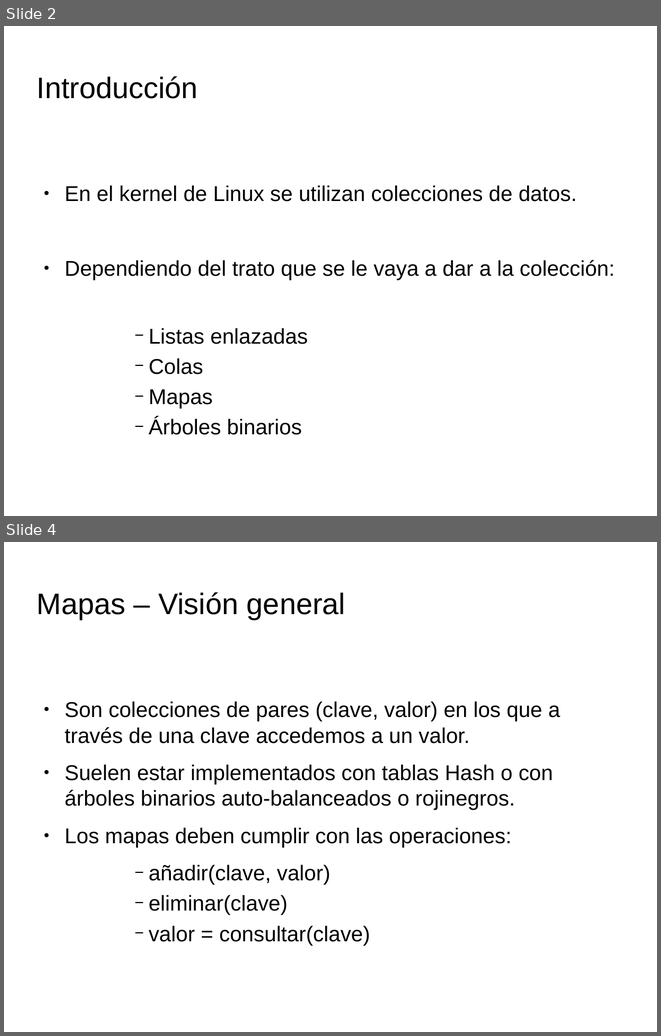
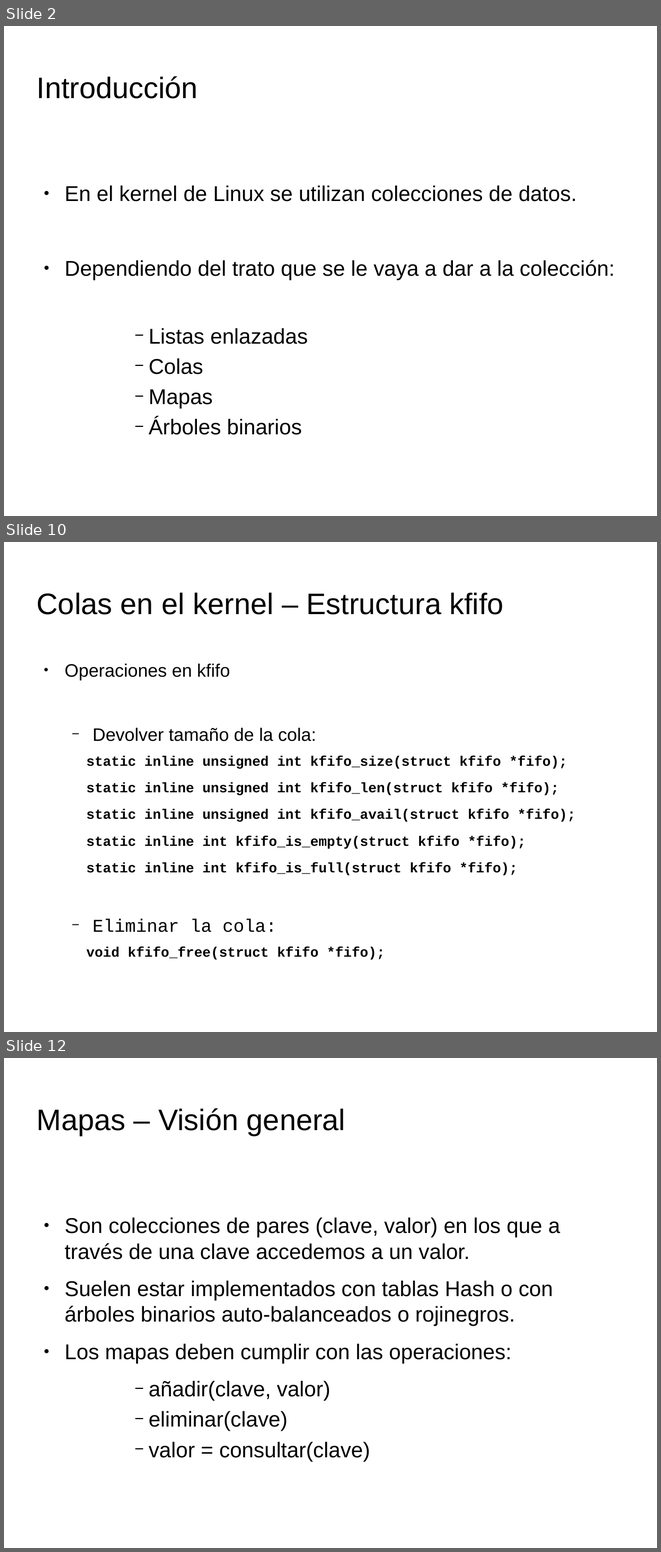
Before and after one commit to tombe85/lin, a slide deck: presentacion/EstructurasDeDatosKernel.odp. Shown one above the other, each under a label of ours: slides 2 and 4 before the commit, slides 2, 10 and 12 after it; the slides between them are not shown. The pictures are 661x1036 and 661x1552 pixels, drawn with LibreOffice and Linux fonts; fonts in the diff are those of the drawing; background and template pictures are left out. Boxes give left, top, right and bottom in pixels: in the first picture for what was removed or moved away, otherwise in the second. Text is boxed around its words. In the diff, an @@ line names an element or a change of style, - is before the commit and + after.

Commit message:
Presentacion: añadido mas datos d las colas

```diff
--- a/presentacion/EstructurasDeDatosKernel.odp
+++ b/presentacion/EstructurasDeDatosKernel.odp
@@ slide 10 added at [4,542,657,1032], background picture (left out) @@
@@ title added at [37,592,504,615], 36 pt, text #000000 @@
+Colas en el kernel – Estructura kfifo
@@ text added at [64,663,576,932], 16.8 pt, text #000000, bold @@
+● Operaciones en kfifo
+  − Devolver tamaño de la cola:
+static inline unsigned int kfifo_size(struct kfifo *fifo);
+static inline unsigned int kfifo_len(struct kfifo *fifo);
+static inline unsigned int kfifo_avail(struct kfifo *fifo);
+static inline int kfifo_is_empty(struct kfifo *fifo);
+static inline int kfifo_is_full(struct kfifo *fifo);
+  − Eliminar la cola:
+void kfifo_free(struct kfifo *fifo);
@@ what was slide 4 is now slide 12 @@
```
Also in this commit, not shown: 8 other slides added, 1 slide removed.
